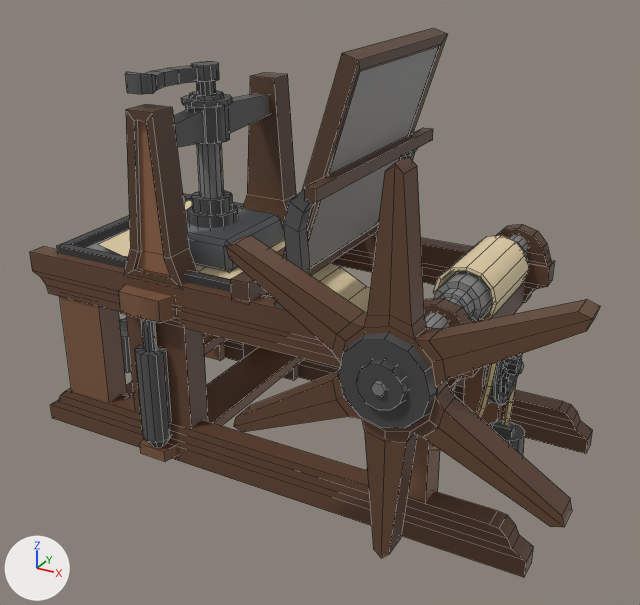
Renders of the FBX model Assets/04_Art/3D/Meshes/SM_Presse.fbx from each side of a commit.
Both versions are drawn from a 50 mm camera at (2.28, -4.44, 3.13) aimed at (0.01, -0.33, 1.08). The axes (+X, +Y, +Z) are drawn at lower left. The lights are the same throughout. Mesh edges are drawn as thin lines. Where no turn or scale is listed for an object, it has been applied to the vertices. Vertices at the same position are counted once.
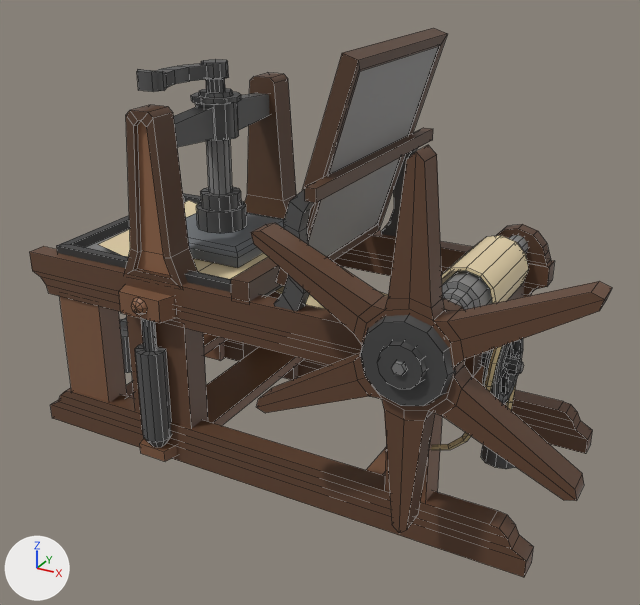
Where the change shows, as pixel boxes [x1, y1, x2, y2] in the pictures (640 x 605 px; the box of a moved part takes in the faces that stretch with it):
'Cube.001', reshaped: before [29, 28, 600, 577]; after [29, 28, 612, 577]
part 1 of me_cube_011, moved or reshaped: before [226, 156, 600, 558]; after [251, 145, 612, 533]
part 2 of me_cube_011, moved or reshaped: before [338, 333, 438, 428]; after [360, 315, 456, 406]
part 3 of me_cube_011, moved or reshaped: before [356, 361, 407, 410]; after [377, 341, 426, 389]
part 4 of me_cube_011, moved or reshaped: before [371, 381, 387, 396]; after [391, 361, 407, 376]
part 5 of me_cube_011, moved or reshaped: before [126, 66, 199, 95]; after [137, 64, 209, 92]
part 6 of me_cube_011, rebuilt (14% shorter): before [185, 207, 285, 272]; after [186, 212, 284, 268]
part 7 of me_cube_011, added: after [131, 298, 147, 315]
part 8 of me_cube_011, moved or reshaped: before [126, 62, 296, 258]; after [126, 59, 296, 258]
part 9 of me_cube_011, moved or reshaped: before [425, 298, 464, 328]; after [446, 298, 463, 307]

The edits, one by one:
me_cube_011 is used by ob_cube_001; location (0.0, 0.0, 0.0).
me_cube_011 had 1558 vertices, 1292 faces and spanned x -1.96..1.71, y -1.4..0.78, z 0.01..2.53.
me_cube_011 now has 1600 vertices, 1328 faces and spans x -1.96..1.71, y -1.19..0.79, z 0.01..2.53.
me_cube_011 part 1: the loose piece of 100 vertices spanning x 0.06..1.71, y -1.31..-1.17, z 0.3..2.23 is moved by (0.0, 0.21, 0.0).
me_cube_011 part 2: the loose piece of 24 vertices spanning x 0.65..1.12, y -1.35..-1.3, z 1.03..1.5 is moved by (0.0, 0.21, 0.0).
me_cube_011 part 3: the loose piece of 24 vertices spanning x 0.77..1.0, y -1.39..-1.34, z 1.15..1.39 is moved by (0.0, 0.21, 0.0).
me_cube_011 part 4: the loose piece of 12 vertices spanning x 0.85..0.92, y -1.4..-1.38, z 1.23..1.3 is moved by (0.0, 0.21, 0.0).
me_cube_011 part 5: the loose piece of 28 vertices spanning x -1.0..-0.8, y -0.7..-0.09, z 2.25..2.35 is moved by (0.0, 0.09, 0.0).
me_cube_011 part 6: the loose piece of 24 vertices spanning x -1.19..-0.51, y -0.47..0.21, z 1.19..1.38 is rebuilt with 16 vertices and now spans x -1.18..-0.51, y -0.39..0.29, z 1.22..1.32, in mat_mat (picture img_medievalprops_texture_01_png).
me_cube_011 part 7: a new loose piece of 17 vertices spanning x -0.93..-0.82, y -0.89..-0.86, z 1.01..1.12, in mat_mat (picture img_medievalprops_texture_01_png).
me_cube_011 part 8: 71 vertices moved within x -0.94..-0.76, y -0.76..0.64, z 1.9..2.33; 147 vertices removed from x -1.0..-0.69, y -0.3..0.01, z 1.32..2.33; 163 vertices added at x -1.0..-0.69, y -0.76..0.64, z 1.32..2.33.
me_cube_011 part 9: 12 vertices moved from x 0.82..0.96, y -1.31, z 1.23..1.37 to x 0.82..0.96, y -1.1, z 1.23..1.37.
